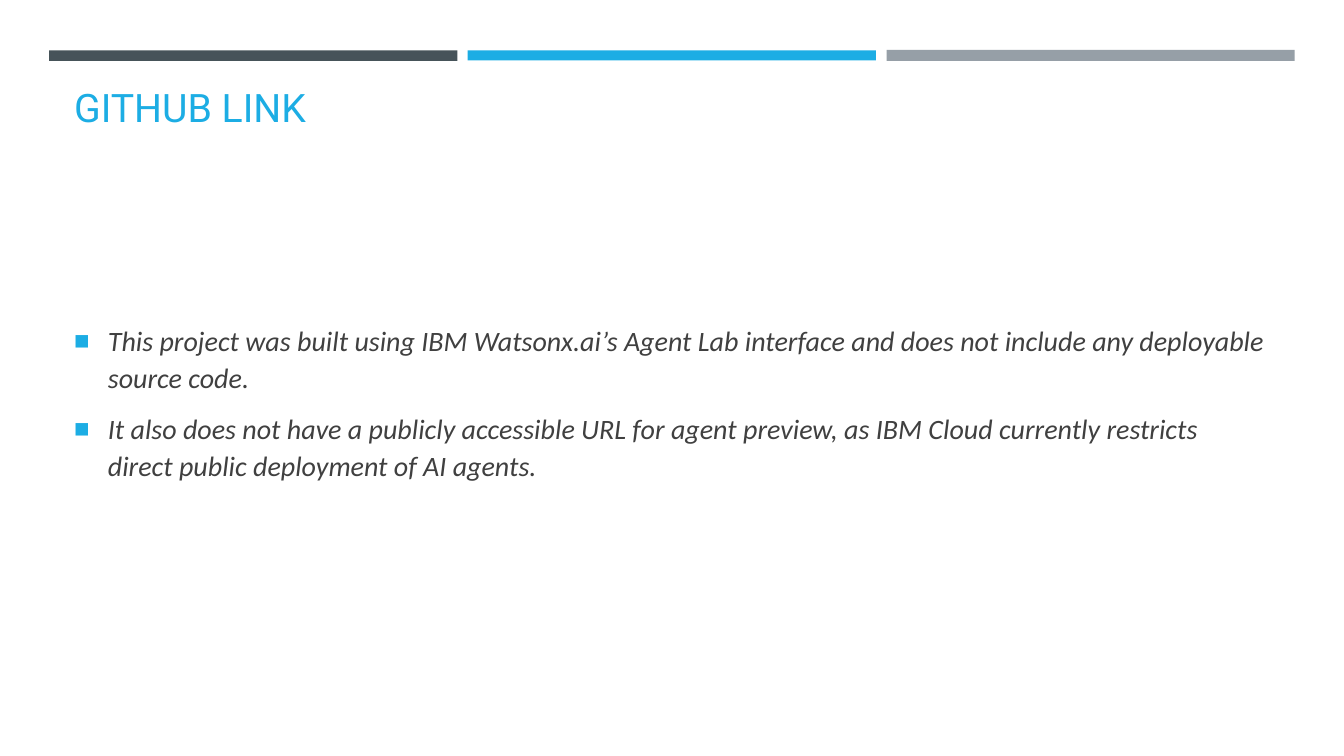
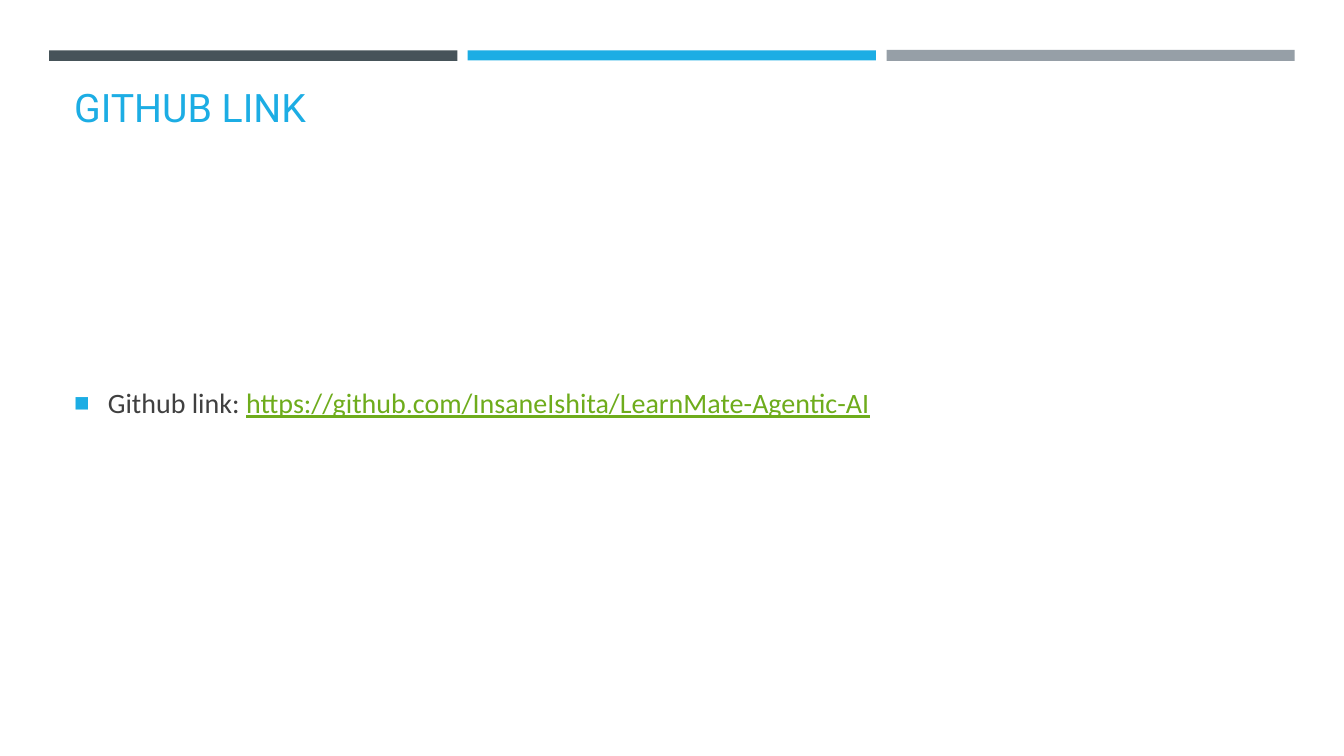
Before and after one commit to InsaneIshita/LearnMate-Agentic-AI, a slide deck: slide 14 of IBM Internship ppt.pptx. Drawn at 1344x756 pixels with LibreOffice and Linux fonts; fonts in the diff are those of the drawing; background and template pictures are left out. Boxes give left, top, right and bottom in pixels: in the first picture for what was removed or moved away, otherwise in the second. Text is boxed around its words. In the diff, an @@ line names an element or a change of style, - is before the commit and + after.

```diff
--- a/IBM Internship ppt.pptx
+++ b/IBM Internship ppt.pptx
@@ text at bbox=[108, 393, 869, 418]: text changed; text colour #404040 to #6EAC1C; italic off @@
-■ This project was built using IBM Watsonx.ai’s Agent Lab interface and does not include any deployable source code.
-■ It also does not have a publicly accessible URL for agent preview, as IBM Cloud currently restricts direct public deployment of AI agents.
+■ Github link: https://github.com/InsaneIshita/LearnMate-Agentic-AI
```
Also in this commit, not shown: 1 slide added.
